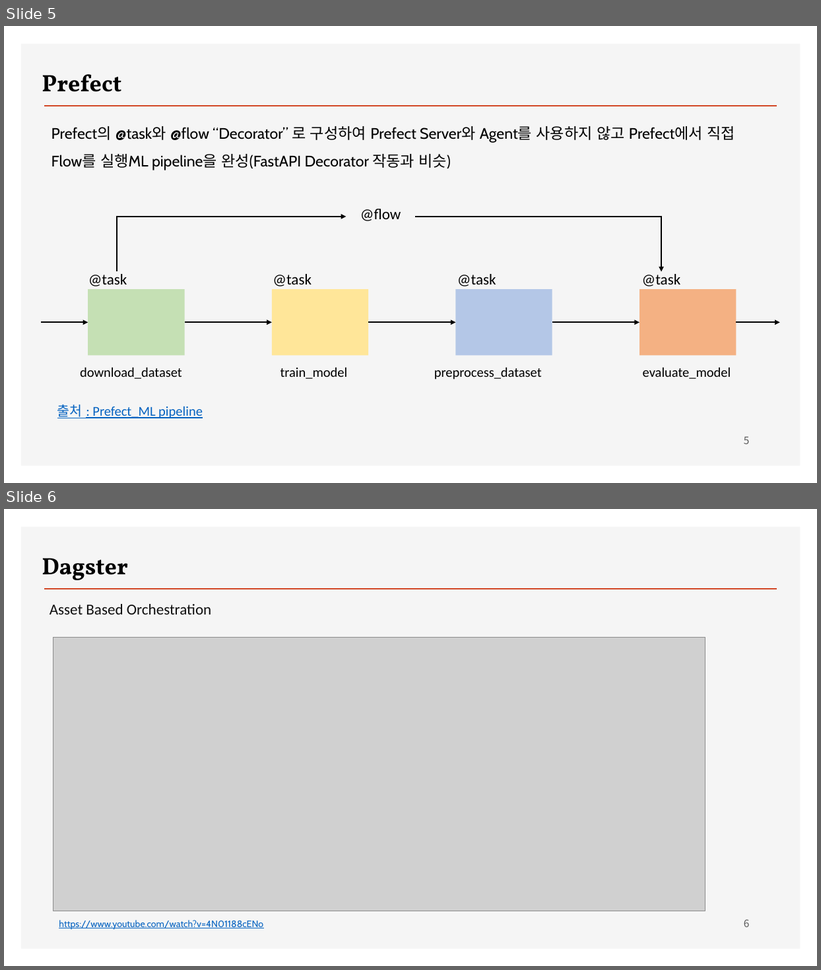
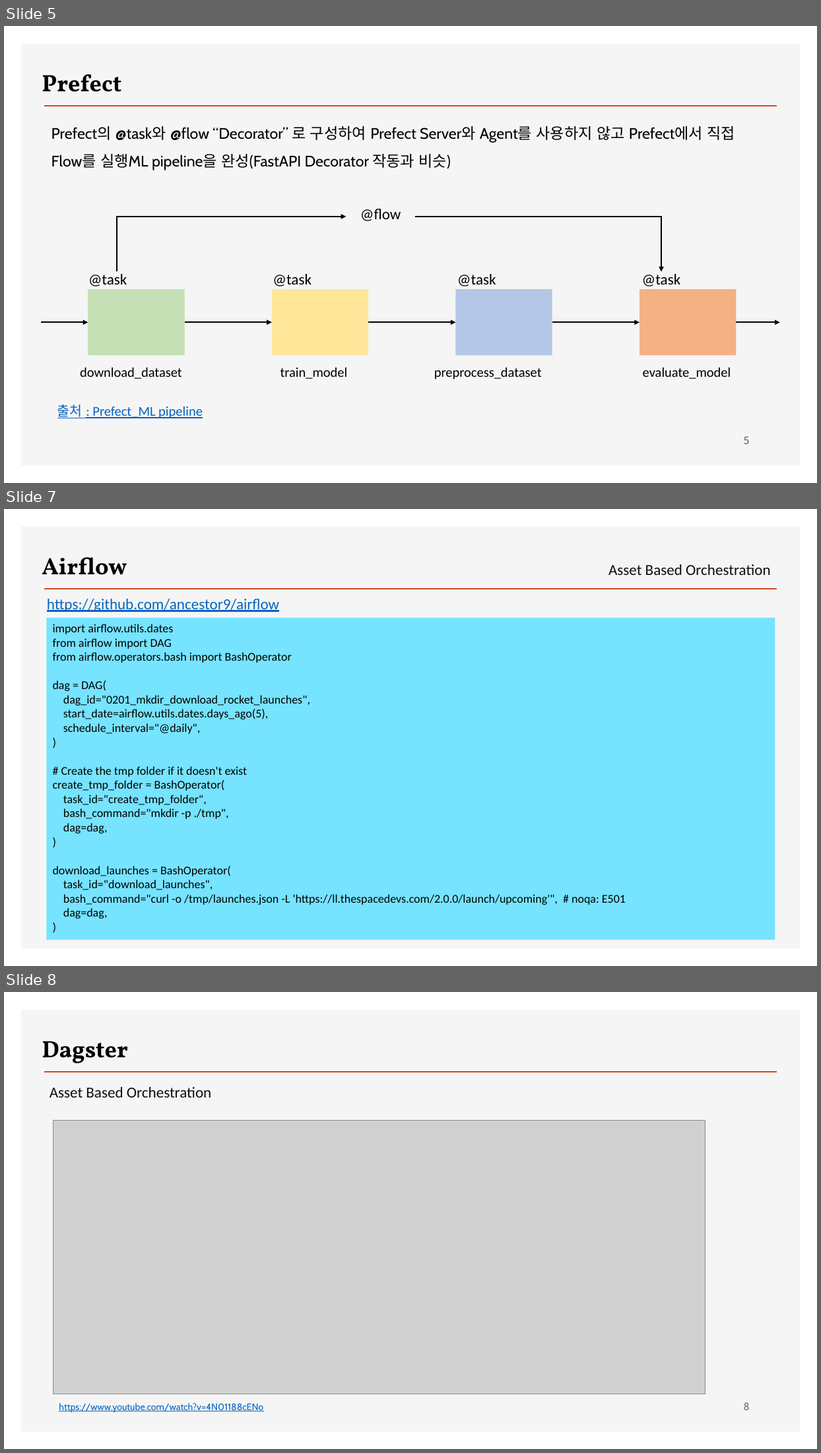
Before and after one commit to ancestor9/2026_Fall_AI-Workflow, a slide deck: PPTs/02_workflow orchestration framework.pptx. Shown one above the other, each under a label of ours: slides 5 and 6 before the commit, slides 5, 7 and 8 after it; the slides between them are not shown. The pictures are 821x970 and 821x1453 pixels, drawn with LibreOffice and Linux fonts; fonts in the diff are those of the drawing; grey boxes stand for pictures; background and template pictures are left out. Boxes give left, top, right and bottom in pixels: in the first picture for what was removed or moved away, otherwise in the second. Text is boxed around its words. In the diff, an @@ line names an element or a change of style, - is before the commit and + after.

```diff
--- a/PPTs/02_workflow orchestration framework.pptx
+++ b/PPTs/02_workflow orchestration framework.pptx
@@ slide 7 added at (4,509,817,966), background #FFFFFF; not listed: 2 template elements that a slide beside it also shows @@
@@ text added at (42,557,127,575), 28 pt, text #000000, bold @@
+Airflow
@@ text added at (609,564,770,575), 18 pt, text #0F0F0F @@
+Asset Based Orchestration
@@ text added at (47,599,279,612), 18 pt, text #0563C1, underline @@
+https://github.com/ancestor9/airflow
@@ rectangle added at (47,618,776,940), fill #76E3FF, 14 pt, text #000000 @@
+import airflow.utils.dates
+from airflow import DAG
+from airflow.operators.bash import BashOperator
+dag = DAG(
+dag_id="0201_mkdir_download_rocket_launches",
+start_date=airflow.utils.dates.days_ago(5),
+schedule_interval="@daily",
+)
+# Create the tmp folder if it doesn't exist
+create_tmp_folder = BashOperator(
+task_id="create_tmp_folder",
+bash_command="mkdir -p ./tmp",
+dag=dag,
+)
+download_launches = BashOperator(
+task_id="download_launches",
+bash_command="curl -o /tmp/launches.json -L 'https://ll.thespacedevs.com/2.0.0/launch/upcoming'", # noqa: E501
+dag=dag,
+)
@@ what was slide 6 is now slide 8 @@
```
Also in this commit, not shown: 1 other slide added.
